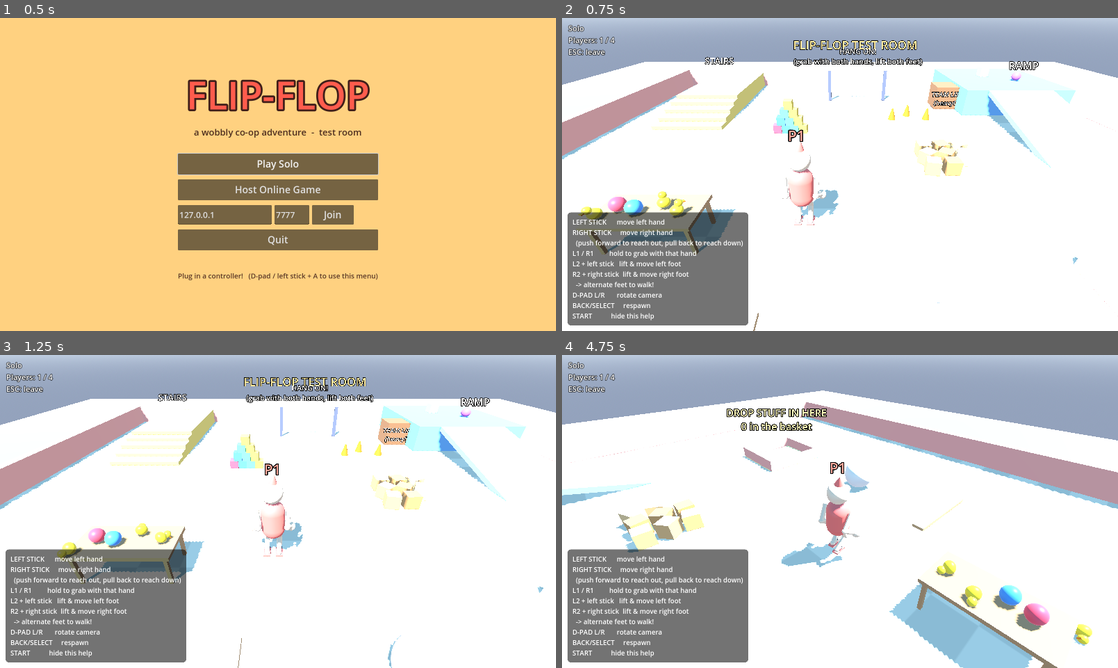
Above: before the commit, frames 1-4 (two rows, left to right).
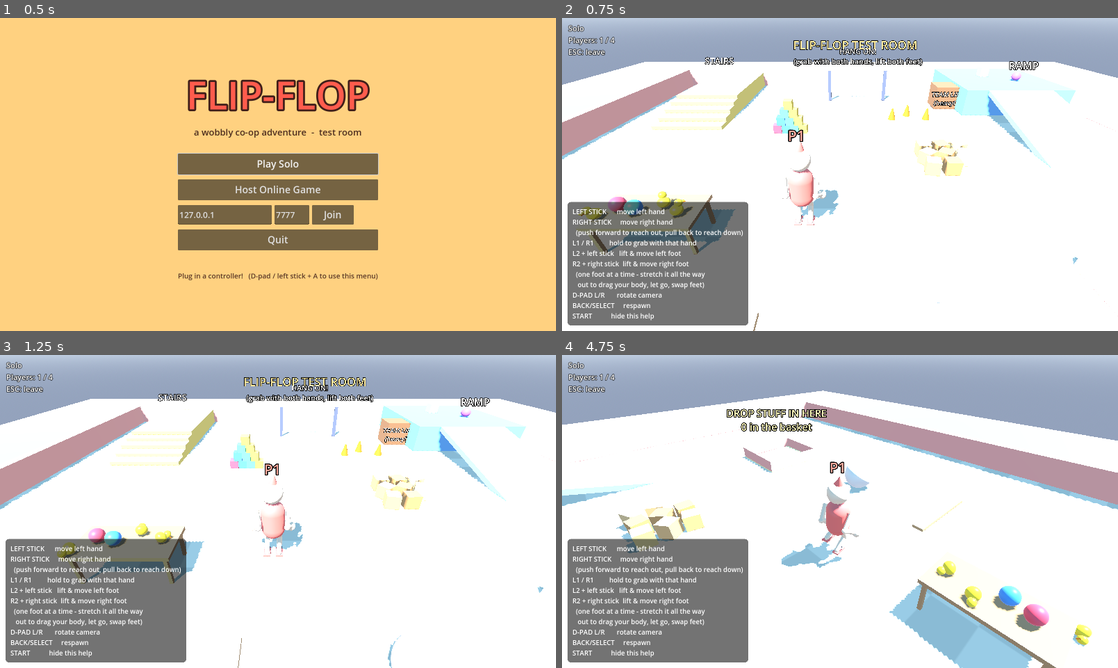
Above: after the commit, the same moments.

Repository: MrMonkeynut/flip-flop
Game: Godot game, scene res://scenes/main.tscn
The game is run twice, just before and just after one commit, with the same random seed, the same clock (stepped at 60 frames per second) and the same inputs.
Inputs (mouse positions are in pixels of both pictures, inside the frame that each line leads up to):
- Up to frame 1 (0.5 s): no input
- Up to frame 2 (0.75 s): click "Play Solo" at 0.5 s
- Up to frame 3 (1.25 s): no input
- Up to frame 4 (4.75 s): tap Enter at 1.25 s; move the mouse to (962, 495) at 1.27 s; hold D (lh_right) 1.28-2 s; tap Z (cam_left) at 1.35, 2.85, 4.35 s; click (962, 495) at 1.42 s; drag from (728, 527) to (812, 574) at 2.02 s; move the mouse to (895, 442) at 2.77 s; hold D (lh_right) 2.78-3.5 s; drag from (812, 574) to (673, 464) at 3.52 s; move the mouse to (1006, 558) at 4.27 s; hold E (left_foot) from 4.28 s (still down)

Frame 1 is identical in both runs. In frame 2, 2.8% of the frame differs, in the area x 1-34%, y 58-87%; in frame 3, 2.8%; in frame 4, 4.6%, in the area x 0-100%, y 11-100%.

Commit message:
Rework walking: one foot at a time, legs drag the body
- Only one foot can be lifted at a time: the first trigger pressed wins,
  and a foot can only lift while the other one is planted
- The lifted foot is placed relative to the planted foot (full stick =
  full stride) instead of relative to the hips
- The body stays over the planted foot until the moving foot is
  stretched past DRAG_START, then gets dragged toward it, reaching the
  midpoint at full stride so planting the foot doesn't jolt
- A planted leg holds the body back instead of being dragged by it
- Update help text and README

Co-Authored-By: Claude Opus 5.5 <noreply@anthropic.com>
Claude-Session: https://claude.ai/code/session_018PW64Vja4xxRAjqhGs5axw

Diff:
--- a/scripts/main.gd
+++ b/scripts/main.gd
@@ -465,7 +465,8 @@
 		"L1 / R1         hold to grab with that hand",
 		"L2 + left stick   lift & move left foot",
 		"R2 + right stick  lift & move right foot",
-		"  -> alternate feet to walk!",
+		"  (one foot at a time - stretch it all the way",
+		"   out to drag your body, let go, swap feet)",
 		"D-PAD L/R       rotate camera",
 		"BACK/SELECT     respawn",
 		"START           hide this help",
--- a/scripts/player.gd
+++ b/scripts/player.gd
@@ -39,8 +39,10 @@
 const ARM_LEN := 0.85
 const LEG_LEN := 0.85
 const STAND_HEIGHT := 0.95 # torso centre above the centre of the planted feet
-const STEP_REACH := 0.6
-const STEP_LIFT := 0.14
+const STRIDE := 1.15 # how far the moving foot can get from the planted one
+const STANCE_WIDTH := 0.3 # sideways gap between the feet with the stick centred
+const STEP_LIFT := 0.25 # how high a lifted foot hovers (enough to clear a stair)
+const DRAG_START := 0.35 # foot further than this from the planted one starts dragging the body
 
 const TORSO_MASS := 10.0
 const HAND_MASS := 0.8
@@ -85,6 +87,7 @@
 var _own_rids: Array[RID] = []
 
 var facing := Vector3.FORWARD
+var active_foot := -1 # which foot is being moved (-1 = none). Only one at a time.
 var lifted: Array[bool] = [false, false]
 var planted: Array[bool] = [false, false]
 var plant_points: Array[Vector3] = [Vector3.ZERO, Vector3.ZERO]
@@ -324,6 +327,7 @@
 		b.angular_velocity = Vector3.ZERO
 	facing = Vector3.FORWARD
 	planted = [false, false]
+	active_foot = -1
 
 
 func respawn() -> void:
@@ -343,7 +347,17 @@
 	_t += delta
 	var sticks: Array[Vector2] = [Vector2(inp[0], inp[1]), Vector2(inp[2], inp[3])]
 	var grab_held: Array[bool] = [inp[4] > 0.5, inp[5] > 0.5]
-	lifted = [inp[6] > 0.5, inp[7] > 0.5]
+	# Only one foot can move at a time. The first trigger pressed wins, and a foot can
+	# only lift if the other one is planted on something to stand on.
+	var foot_held: Array[bool] = [inp[6] > 0.5, inp[7] > 0.5]
+	if active_foot != -1 and not foot_held[active_foot]:
+		active_foot = -1
+	if active_foot == -1:
+		for i in 2:
+			if foot_held[i] and planted[1 - i]:
+				active_foot = i
+				break
+	lifted = [active_foot == 0, active_foot == 1]
 	var cam_basis := Basis(Vector3.UP, inp[8])
 	var fwd := cam_basis * Vector3.FORWARD
 	var right := cam_basis * Vector3.RIGHT
@@ -403,12 +417,26 @@
 	var up_now := torso.global_basis.y
 	if n_planted > 0:
 		support /= float(n_planted)
-		var target_h := support.y + STAND_HEIGHT - crouch * 0.42 + sin(_t * 2.3 + _seed) * 0.02
+		# Where the hips want to be. Both feet down: halfway between them. One foot down:
+		# over that foot, until the other foot is stretched out far enough to drag the
+		# body toward it. At full stretch the body is pulled halfway, so putting the foot
+		# down doesn't jolt anything.
+		var anchor := support
+		var base_y := support.y
+		var stretch := 0.0
+		if n_planted == 1:
+			var pivot_i := 0 if planted[0] else 1
+			var pivot := feet[pivot_i].global_position
+			var other := feet[1 - pivot_i].global_position
+			var spread := Vector2(other.x - pivot.x, other.z - pivot.z).length()
+			stretch = clampf((spread - DRAG_START) / (STRIDE - DRAG_START), 0.0, 1.0)
+			anchor = pivot.lerp(other, 0.5 * stretch)
+			base_y = pivot.y
+		var target_h := base_y + STAND_HEIGHT - crouch * 0.42 - stretch * 0.08 + sin(_t * 2.3 + _seed) * 0.02
 		var dy := target_h - tp.y
-		var flat := Vector3(support.x - tp.x, 0, support.z - tp.z)
+		var flat := Vector3(anchor.x - tp.x, 0, anchor.z - tp.z)
 		if dy > -0.4 and flat.length() < LEG_LEN + 0.35:
-			var share := 1.0 if n_planted == 2 else 0.85
-			var fy := (TORSO_MASS * G + SUPPORT_K * dy - SUPPORT_C * tv.y) * share
+			var fy := TORSO_MASS * G + SUPPORT_K * dy - SUPPORT_C * tv.y
 			fy = clampf(fy, 0.0, TORSO_MASS * G * 4.0)
 			var lean := facing * crouch * 0.12
 			var fh := (flat + lean) * BALANCE_K - Vector3(tv.x, 0, tv.z) * BALANCE_C
@@ -479,13 +507,16 @@
 		var fp := foot.global_position
 		var f := Vector3.ZERO
 		if lifted[i]:
+			# The moving foot is placed relative to the planted one: stick centred = beside
+			# it, stick pushed all the way = a full stride away (which drags the body).
 			var s := sticks[i]
 			var mag := minf(s.length(), 1.0)
-			var ground_y := tp.y - STAND_HEIGHT
-			if n_planted > 0:
-				ground_y = support.y
-			var target := Vector3(hip.x, ground_y, hip.z) + (right * s.x + fwd * s.y) * STEP_REACH \
-				+ Vector3.UP * (STEP_LIFT + 0.18 * mag)
+			var pivot := feet[1 - i].global_position
+			var side := -1.0 if i == 0 else 1.0
+			var offset := t_right * side * STANCE_WIDTH + (right * s.x + fwd * s.y) * STRIDE
+			offset.y = 0.0
+			offset = offset.limit_length(STRIDE)
+			var target := pivot + offset + Vector3.UP * (STEP_LIFT + 0.08 * sin(PI * mag))
 			f = (target - fp) * FOOT_K - (foot.linear_velocity - tv * 0.5) * FOOT_C
 			f = f.limit_length(FOOT_MAX_FORCE) + Vector3.UP * FOOT_MASS * G
 			torso.apply_central_force(-f * 0.1)
@@ -494,11 +525,11 @@
 			e.y = minf(e.y, 0.0)
 			f = e * PLANT_K - foot.linear_velocity * PLANT_C
 		else:
-			# Dangling or being dragged: drift back under the hip.
-			var e := Vector3(hip.x - fp.x, 0, hip.z - fp.z)
-			f = e * 40.0 - Vector3(foot.linear_velocity.x, 0, foot.linear_velocity.z) * 3.0
+			# Just let go of the trigger (or knocked loose): stamp down where it is.
+			f = Vector3.DOWN * 25.0 - Vector3(foot.linear_velocity.x, 0, foot.linear_velocity.z) * 3.0
 		foot.apply_central_force(f)
-		_bone(foot, hip, LEG_LEN, LEG_K, LEG_C, 1.0)
+		# A planted leg holds the body back rather than getting dragged itself.
+		_bone(foot, hip, LEG_LEN, LEG_K, LEG_C, 1.0, 0.25 if planted[i] else 1.0)
 
 
 func _shoulder(i: int) -> Vector3:
@@ -512,7 +543,7 @@
 
 
 ## Soft max-length constraint between a limb end and its anchor on the torso.
-func _bone(limb: RigidBody3D, anchor: Vector3, length: float, k: float, c: float, torso_share: float) -> void:
+func _bone(limb: RigidBody3D, anchor: Vector3, length: float, k: float, c: float, torso_share: float, limb_share := 1.0) -> void:
 	var d := limb.global_position - anchor
 	var dl := d.length()
 	if dl <= length:
@@ -520,7 +551,7 @@
 	var dir := d / dl
 	var rel_v := (limb.linear_velocity - torso.linear_velocity).dot(dir)
 	var cf := dir * ((dl - length) * k + maxf(rel_v, 0.0) * c)
-	limb.apply_central_force(-cf)
+	limb.apply_central_force(-cf * limb_share)
 	torso.apply_force(cf * torso_share, anchor - torso.global_position)
 
 
